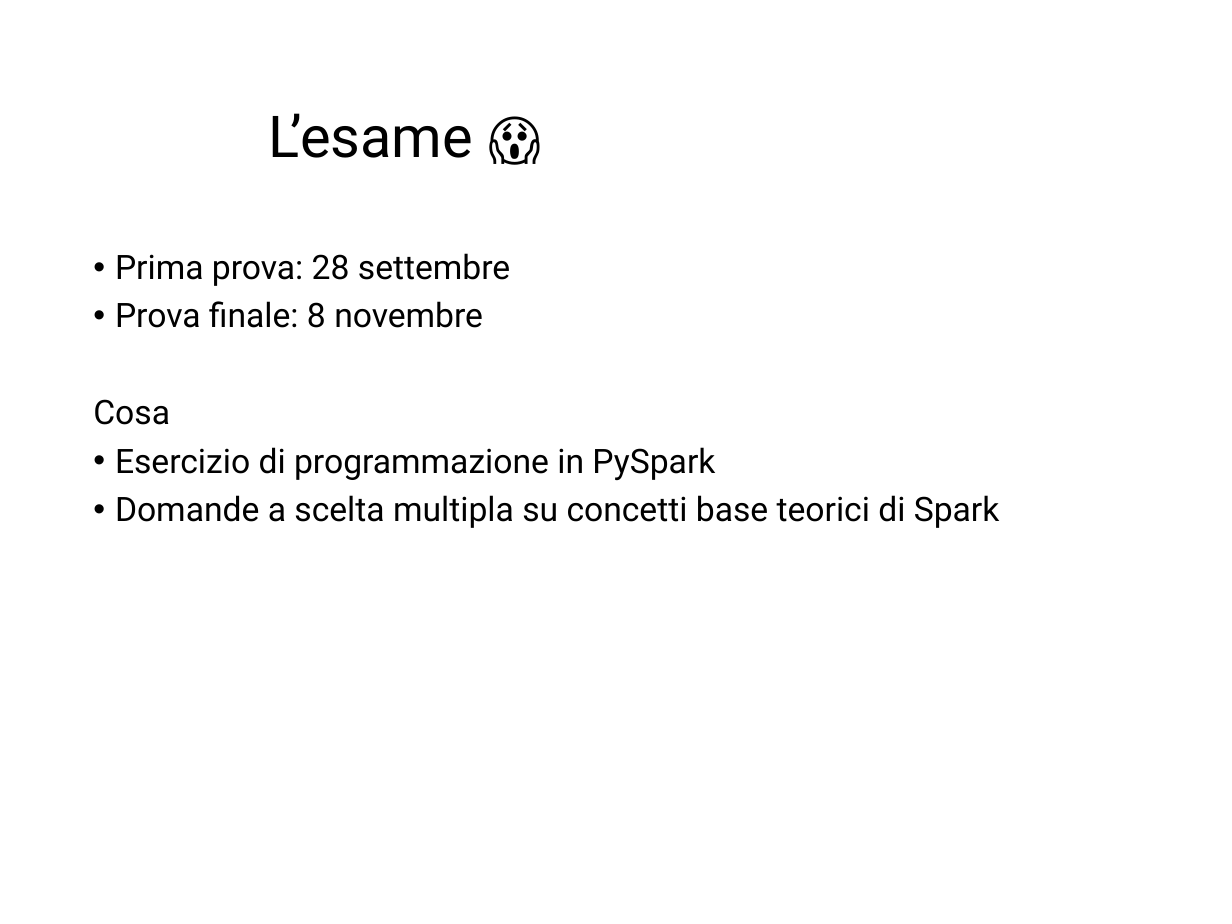
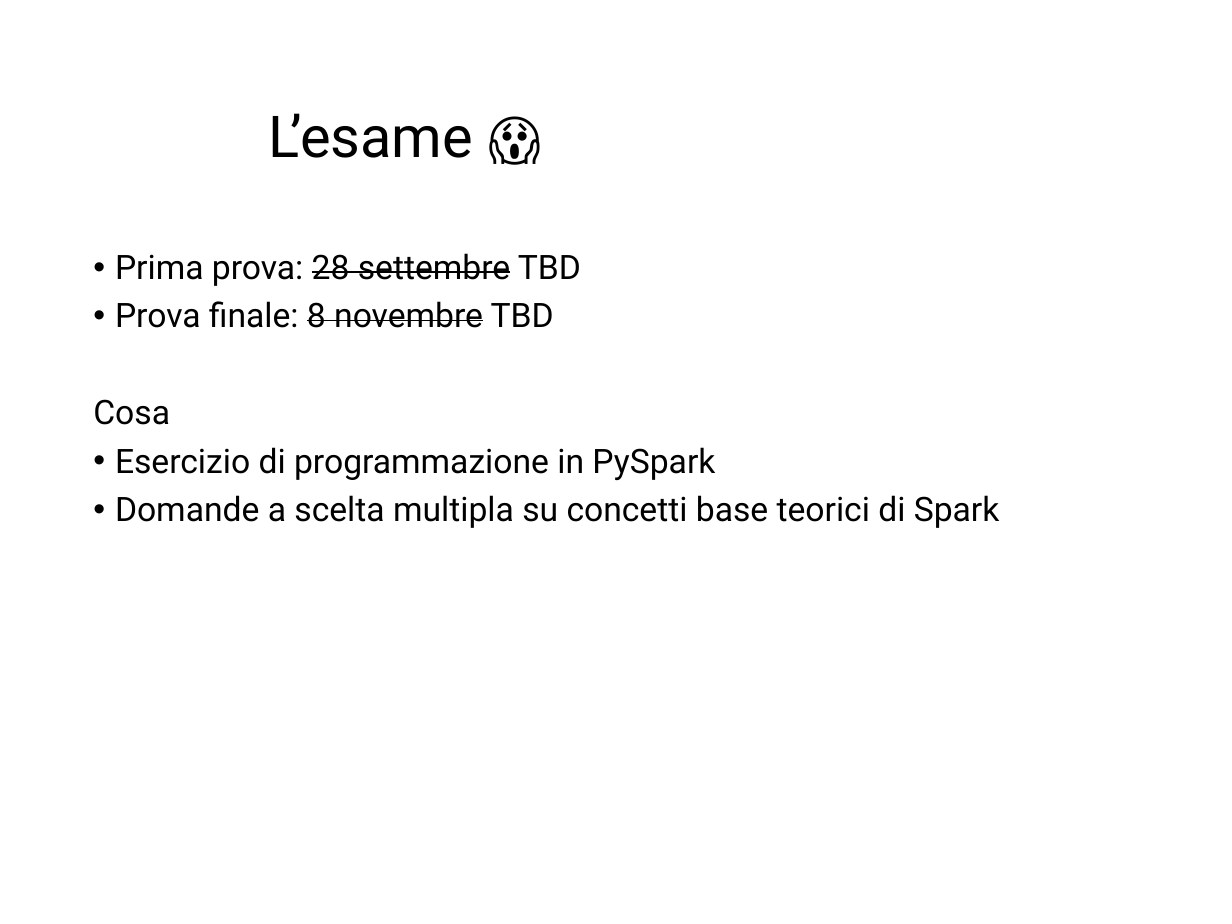
Before and after one commit to Marco-Santoni/databricks-from-scratch, a slide deck: slide 3 of training-spark/0_Intro_v1.pptx. Drawn at 1232x924 pixels with LibreOffice and Linux fonts; fonts in the diff are those of the drawing; background and template pictures are left out. Boxes give left, top, right and bottom in pixels: in the first picture for what was removed or moved away, otherwise in the second. Text is boxed around its words. In the diff, an @@ line names an element or a change of style, - is before the commit and + after.

```diff
--- a/training-spark/0_Intro_v1.pptx
+++ b/training-spark/0_Intro_v1.pptx
@@ text at (115, 253, 581, 328): text changed @@
-• Prima prova: 28 settembre
-• Prova finale: 8 novembre
+• Prima prova: 28 settembre TBD
+• Prova finale: 8 novembre TBD
```
Also in this commit, not shown: 1 other slide changed, 12 slides added, 1 slide removed.
